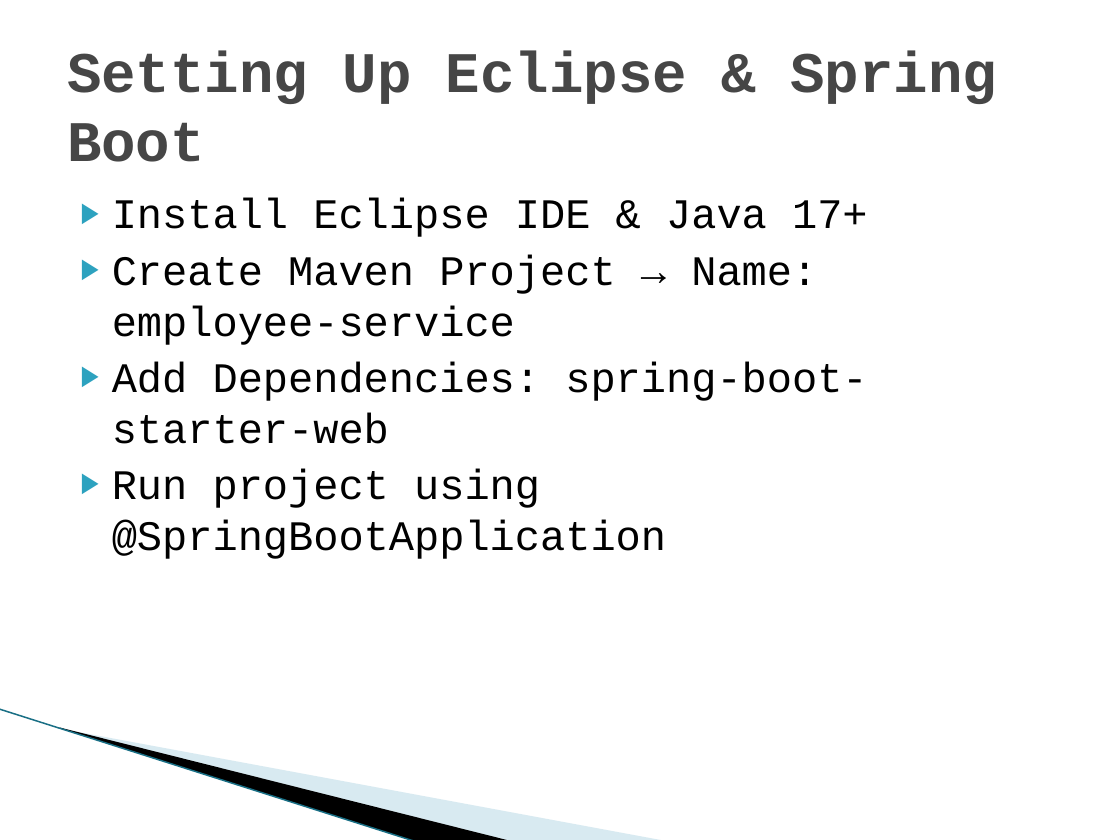
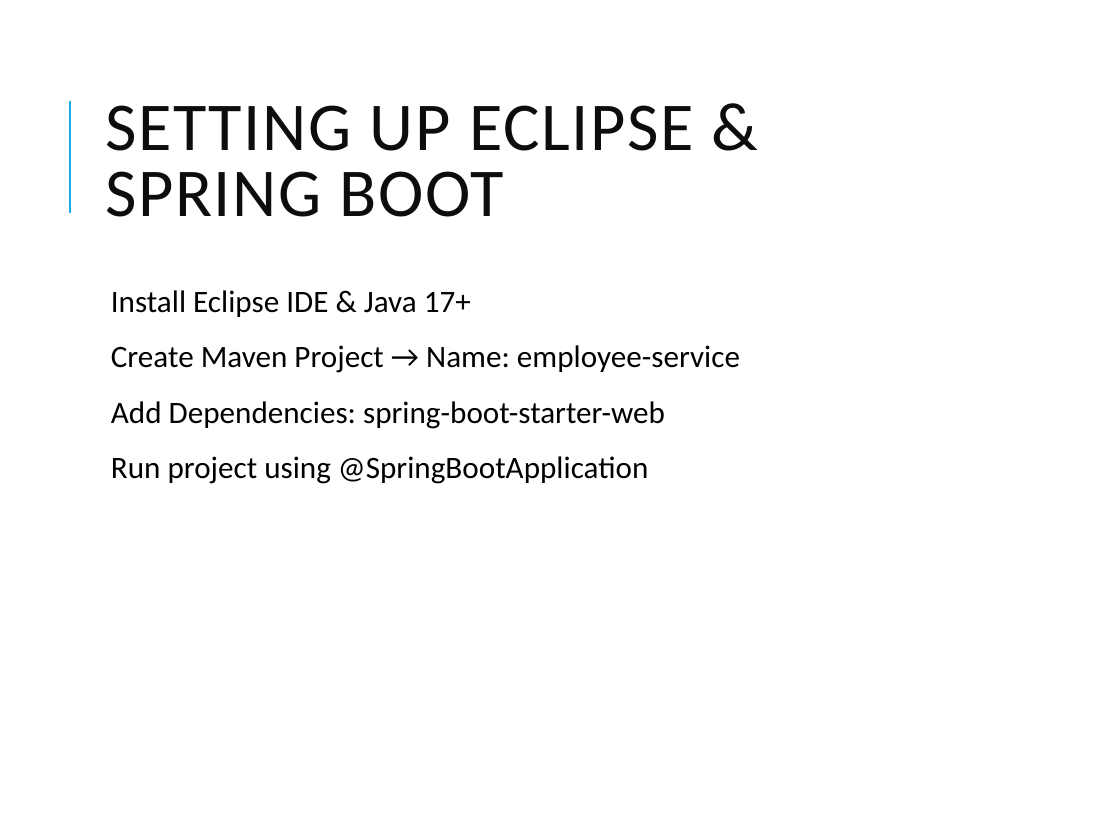
Before and after one commit to vikash-verma-profile/SpringBootRepo2025, a slide deck: slide 6 of Day-1/ADM Spring Boot & Microservices.pptx. Drawn at 1120x840 pixels with LibreOffice and Linux fonts; fonts in the diff are those of the drawing; background and template pictures are left out. Boxes give left, top, right and bottom in pixels: in the first picture for what was removed or moved away, otherwise in the second. Text is boxed around its words. In the diff, an @@ line names an element or a change of style, - is before the commit and + after.

```diff
--- a/Day-1/ADM Spring Boot & Microservices.pptx
+++ b/Day-1/ADM Spring Boot & Microservices.pptx
@@ line added from (69, 213) to (69, 101), #1CADE4 1.5 pt @@
@@ title at (105,105,693,217): text changed; size 36.9 to 44 pt; font Courier New to Calibri; text colour #464646 to #0D0D0D; bold off @@
-Setting Up Eclipse & Spring Boot
+SETTING UP ECLIPSE & SPRING BOOT
@@ text "Install Eclipse IDE & Java ...": place and size @@
-text "Install Eclipse IDE & Java ..." at (112,198,868,559)
+text "Install Eclipse IDE & Java ..." at (111,290,740,484)
@@ text "Install Eclipse IDE & Java ..." at (111,290,740,484): size 27 to 20 pt, font Courier New to Calibri; bullet ▶ to  ; line spacing 1 to 0.9; more space between paragraphs; bullet colour #2DA2BF to #1CADE4 @@
@@ line removed from (0, 709) to (416, 840) @@
@@ freeform shape removed at (59,727,512,840) @@
@@ freeform shape removed at (62,728,666,840) @@
```
Also in this commit, not shown: 5 other slides changed, 23 other files.
